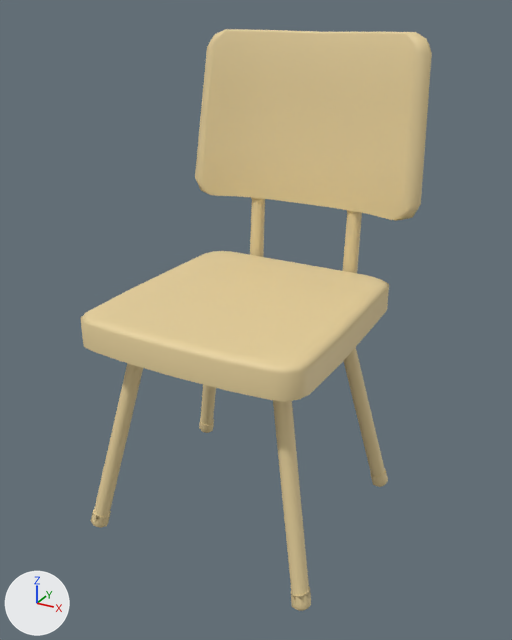
An edit to the FBX model HoodwinkProject/Assets/_Hoodwink/Models/Blockout/mdl_cafeteriachair_01.fbx, drawn before and after from the same camera.
Camera for both pictures: a 50 mm lens placed at (0.563, -0.982, 0.884), pointed at (0.01, 0.023, 0.382). The lights are fixed; the arrows at lower left show +X, +Y and +Z. Where no turn or scale is listed for an object, it has been applied to the vertices. Vertices at the same position are counted once.

The first picture shows 'mdl_Cafeteriachair_01'.
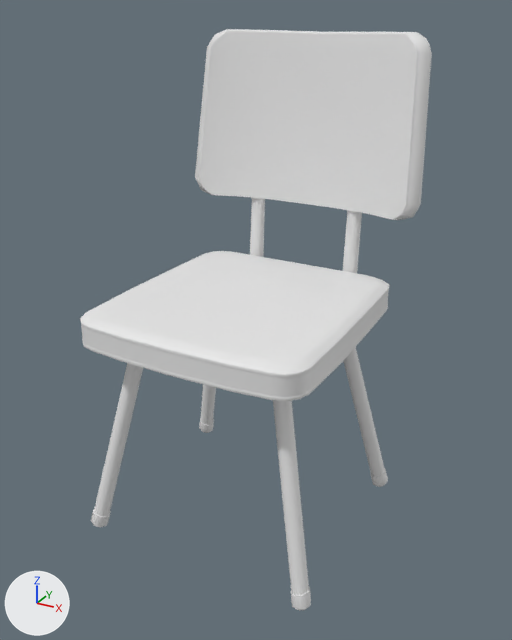
Location of each change, [x1, y1, x2, y2] in pixels of the pictures (512 x 640 px):
part 1 of me_mesh_032, built on: [80, 29, 432, 402] in both
part 2 of me_mesh_032, deleted: before [91, 512, 111, 528]
part 3 of me_mesh_032, deleted: before [291, 591, 311, 611]
part 4 of me_mesh_032, recoloured (beige to white): [88, 30, 432, 604] in both

Edits to the bpy script that builds the scene:
```text
Add mat_lambert1:
    mat_lambert1 = principled_material('lambert1')
    mat_lambert1.base_color = (0.802, 0.802, 0.802)  # white #e7e7e7
Change me_mesh_032:
    used by ob_mdl_cafeteriachair_01; location = (0.0, 0.0, 0.0)
    remove me_mesh_032.from_pydata(...)  # 769 vertices, 786 faces; spans x -0.231..0.231, y -0.221..0.295, z -0.005..0.849
    add me_mesh_032.from_pydata(...)  # 951 vertices, 956 faces; spans x -0.231..0.231, y -0.221..0.295, z -0.005..0.849
    me_mesh_032 part 1: 42 vertices moved from x -0.225..0.225, y 0.193..0.266, z 0.541..0.849 to x -0.225..0.225, y 0.192..0.269, z 0.541..0.849; 26 vertices removed from x -0.212..0.212, y -0.217..0.23, z 0.425..0.83; 258 vertices added at x -0.214..0.214, y -0.221..0.265, z 0.362..0.847
    me_mesh_032 part 2: 25 vertices removed from x -0.226..-0.191, y -0.203..-0.168, z -0.005..0.018
    me_mesh_032 part 3: 25 vertices removed from x 0.191..0.226, y -0.203..-0.168, z -0.005..0.018
    me_mesh_032 part 4: 614 faces spanning x -0.231..0.231, y -0.221..0.295, z -0.005..0.849 switch from mat_lambert1_003 (beige #e7d19c) to mat_lambert1 (white #e7e7e7)
```
